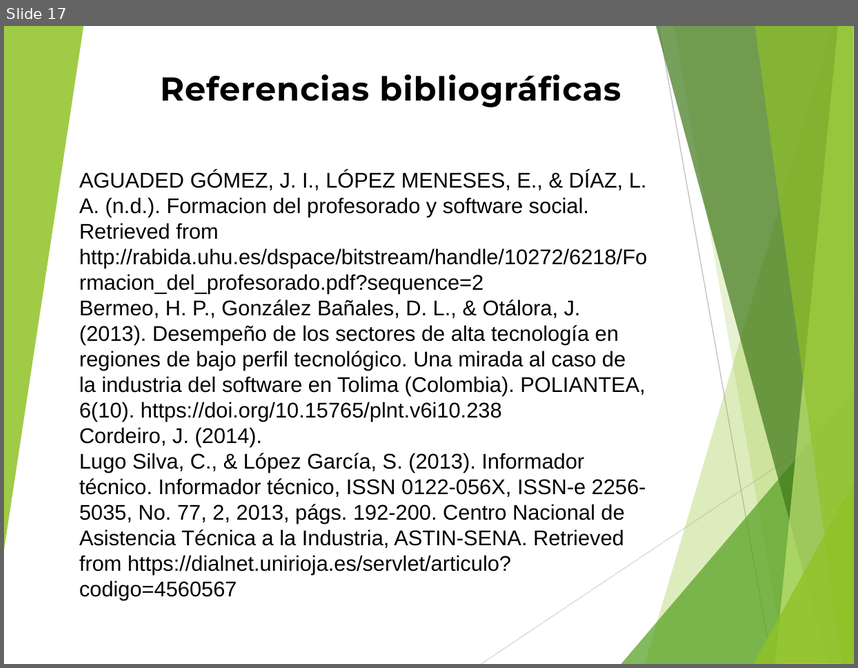
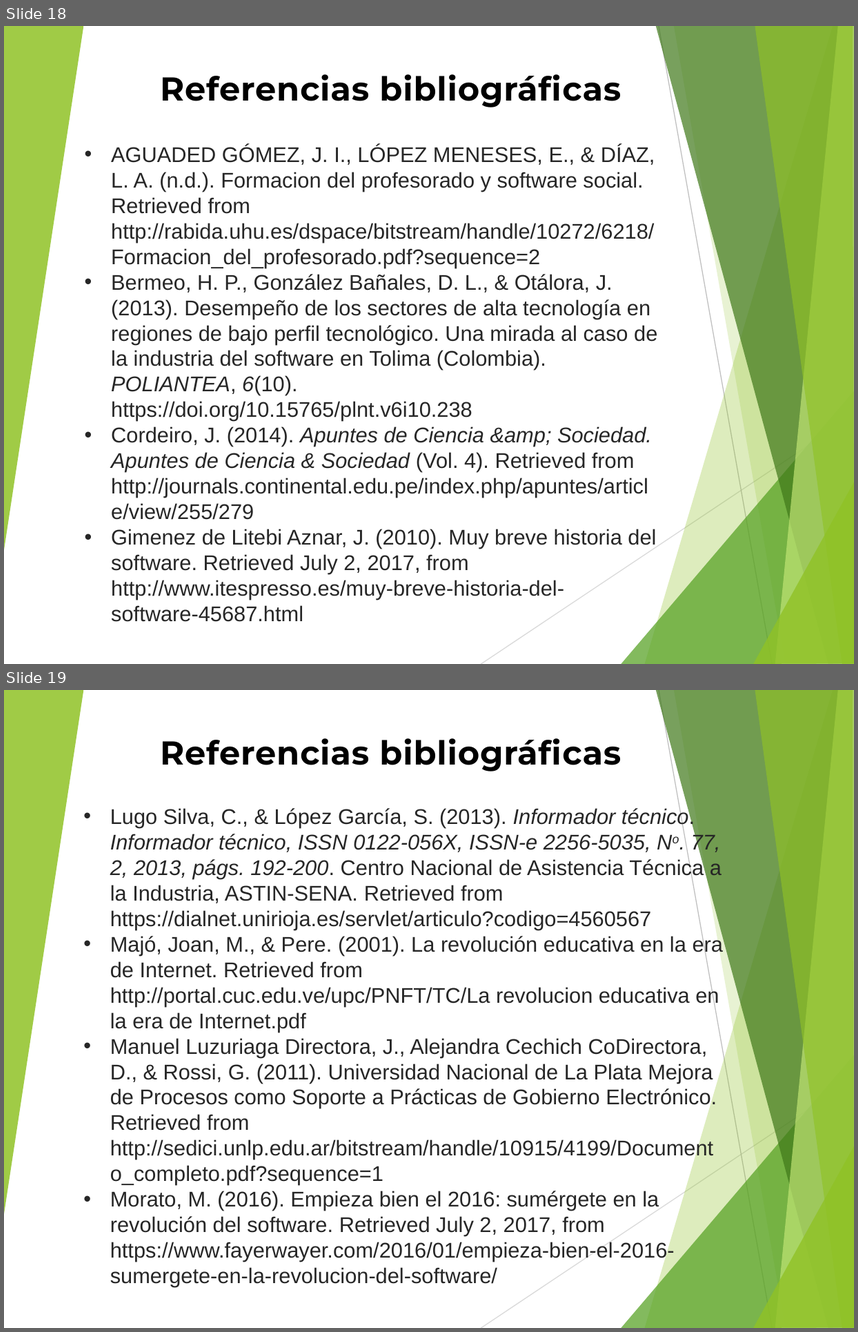
Before and after one commit to andy645jh/ProyectoGrado, a slide deck: extras/docs/rdc_presentacion.pptx. Shown one above the other, each under a label of ours: slide 17 before the commit, slides 18 and 19 after it. The pictures are 858x668 and 858x1332 pixels, drawn with LibreOffice and Linux fonts; fonts in the diff are those of the drawing. Boxes give left, top, right and bottom in pixels: in the first picture for what was removed or moved away, otherwise in the second. Text is boxed around its words. In the diff, an @@ line names an element or a change of style, - is before the commit and + after.

```diff
--- a/extras/docs/rdc_presentacion.pptx
+++ b/extras/docs/rdc_presentacion.pptx
@@ slide 19 added at (4,690,854,1328), background #FFFFFF; not listed: 10 template elements that a slide beside it also shows @@
@@ text added at (160,738,621,771), 28 pt, text #000000, bold @@
+Referencias bibliográficas
@@ text added at (110,807,723,1287), 18 pt, text #262626 @@
+• Lugo Silva, C., & López García, S. (2013). Informador técnico. Informador técnico, ISSN 0122-056X, ISSN-e 2256-5035, No. 77, 2, 2013, págs. 192-200. Centro Nacional de Asistencia Técnica a la Industria, ASTIN-SENA. Retrieved from https://dialnet.unirioja.es/servlet/articulo?codigo=4560567
+• Majó, Joan, M., & Pere. (2001). La revolución educativa en la era de Internet. Retrieved from http://portal.cuc.edu.ve/upc/PNFT/TC/La revolucion educativa en la era de Internet.pdf
+• Manuel Luzuriaga Directora, J., Alejandra Cechich CoDirectora, D., & Rossi, G. (2011). Universidad Nacional de La Plata Mejora de Procesos como Soporte a Prácticas de Gobierno Electrónico. Retrieved from http://sedici.unlp.edu.ar/bitstream/handle/10915/4199/Documento_completo.pdf?sequence=1
+• Morato, M. (2016). Empieza bien el 2016: sumérgete en la revolución del software. Retrieved July 2, 2017, from https://www.fayerwayer.com/2016/01/empieza-bien-el-2016-sumergete-en-la-revolucion-del-software/
@@ what was slide 17 is now slide 18 @@
@@ slide 18 changed as well @@
@@ text "AGUADED GÓMEZ, J. I., LÓPEZ ...": place and size @@
-text "AGUADED GÓMEZ, J. I., LÓPEZ ..." at (79,171,647,599)
+text "AGUADED GÓMEZ, J. I., LÓPEZ ..." at (111,145,657,621)
@@ text at (111,145,657,421): text colour #000000 to #262626 in "AGUADED GÓMEZ, J. I., LÓPEZ MENESES, E., ...", "Bermeo, H. P., González Bañales, D. L., ..."; italic on in "POLIANTEA, 6(10)."; bullet none to • @@
@@ text at (111,426,656,621): text changed; text colour #000000 to #262626 @@
-Cordeiro, J. (2014).
-Lugo Silva, C., & López García, S. (2013). Informador técnico. Informador técnico, ISSN 0122-056X, ISSN-e 2256-5035, No. 77, 2, 2013, págs. 192-200. Centro Nacional de Asistencia Técnica a la Industria, ASTIN-SENA. Retrieved from https://dialnet.unirioja.es/servlet/articulo?codigo=4560567
+• Cordeiro, J. (2014). Apuntes de Ciencia &amp; Sociedad. Apuntes de Ciencia & Sociedad (Vol. 4). Retrieved from http://journals.continental.edu.pe/index.php/apuntes/article/view/255/279
+• Gimenez de Litebi Aznar, J. (2010). Muy breve historia del software. Retrieved July 2, 2017, from http://www.itespresso.es/muy-breve-historia-del-software-45687.html
```
Also in this commit, not shown: 11 other slides changed, 9 other slides added, 6 slides removed.
